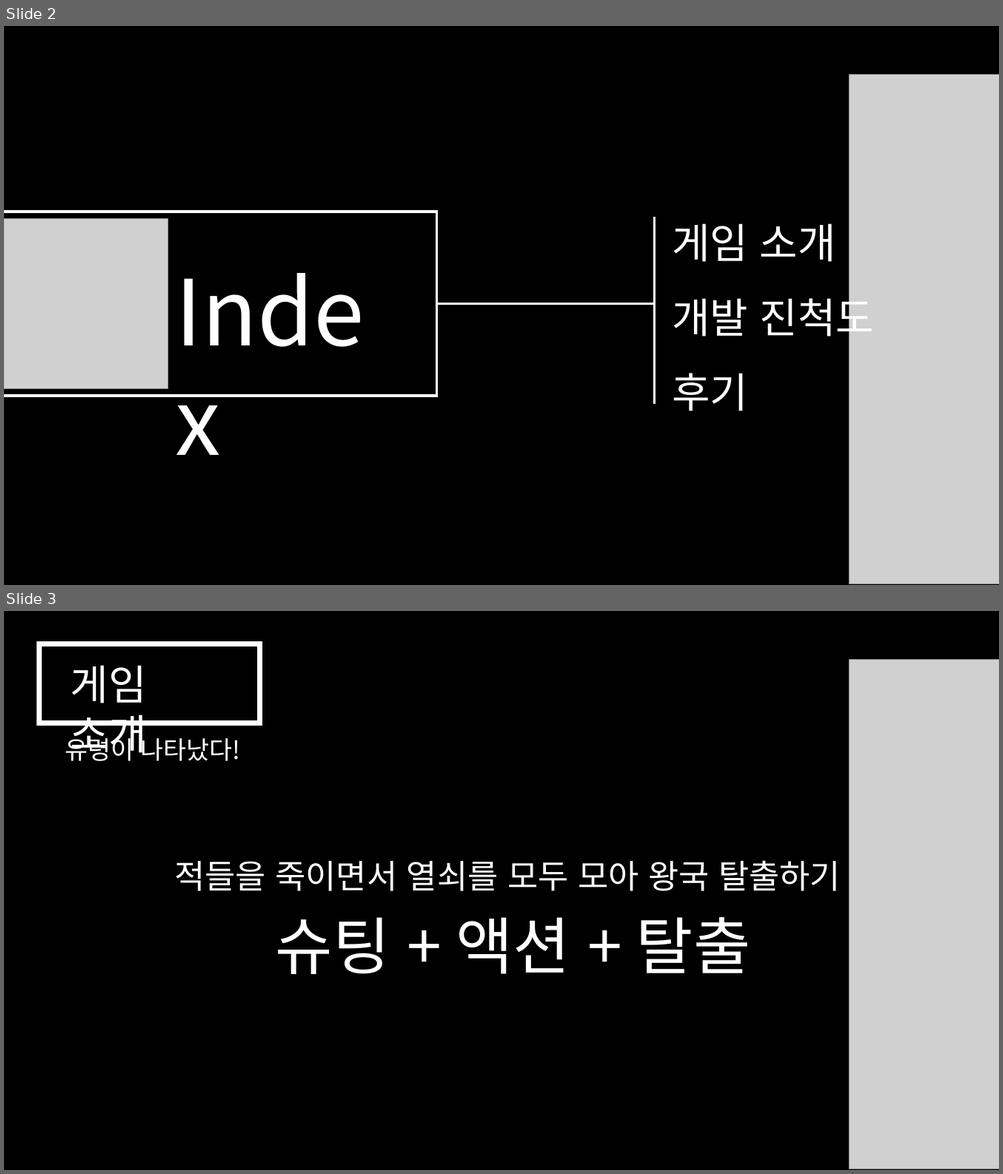
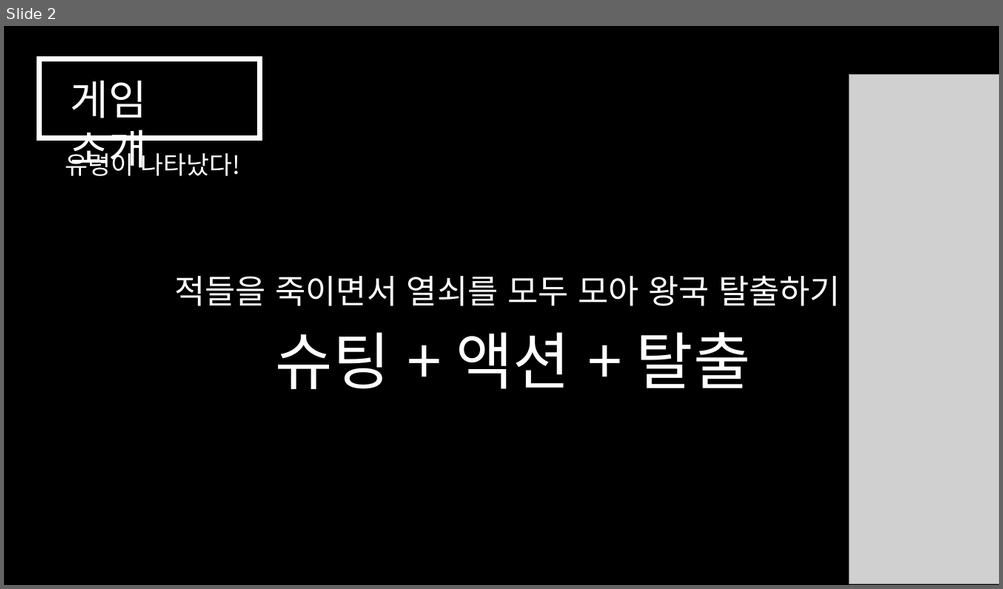
Before and after one commit to Nemonom/Lemongrab, a slide deck: 4차발표/4차발표.pptx. Shown one above the other, each under a label of ours: slides 2 and 3 before the commit, slide 2 after it. The pictures are 1003x1174 and 1003x589 pixels, drawn with LibreOffice and Linux fonts; fonts in the diff are those of the drawing; grey boxes stand for pictures. Boxes give left, top, right and bottom in pixels: in the first picture for what was removed or moved away, otherwise in the second. Text is boxed around its words. In the diff, an @@ line names an element or a change of style, - is before the commit and + after.

```diff
--- a/4차발표/4차발표.pptx
+++ b/4차발표/4차발표.pptx
@@ slide 2 removed at bbox=[4, 26, 999, 585], background #000000 @@
@@ picture removed at bbox=[848, 75, 999, 585] @@
@@ rectangle removed at bbox=[4, 212, 437, 396] @@
@@ picture removed at bbox=[4, 218, 168, 389] @@
@@ line removed from (654, 404) to (654, 217) @@
@@ text removed at bbox=[671, 224, 874, 412] @@
-게임 소개
-개발 진척도
-후기
@@ text removed at bbox=[168, 251, 408, 369] @@
-Index
@@ line removed from (437, 304) to (655, 304) @@
@@ what was slide 3 is now slide 2 @@
```
Also in this commit, not shown: 1 slide changed.
